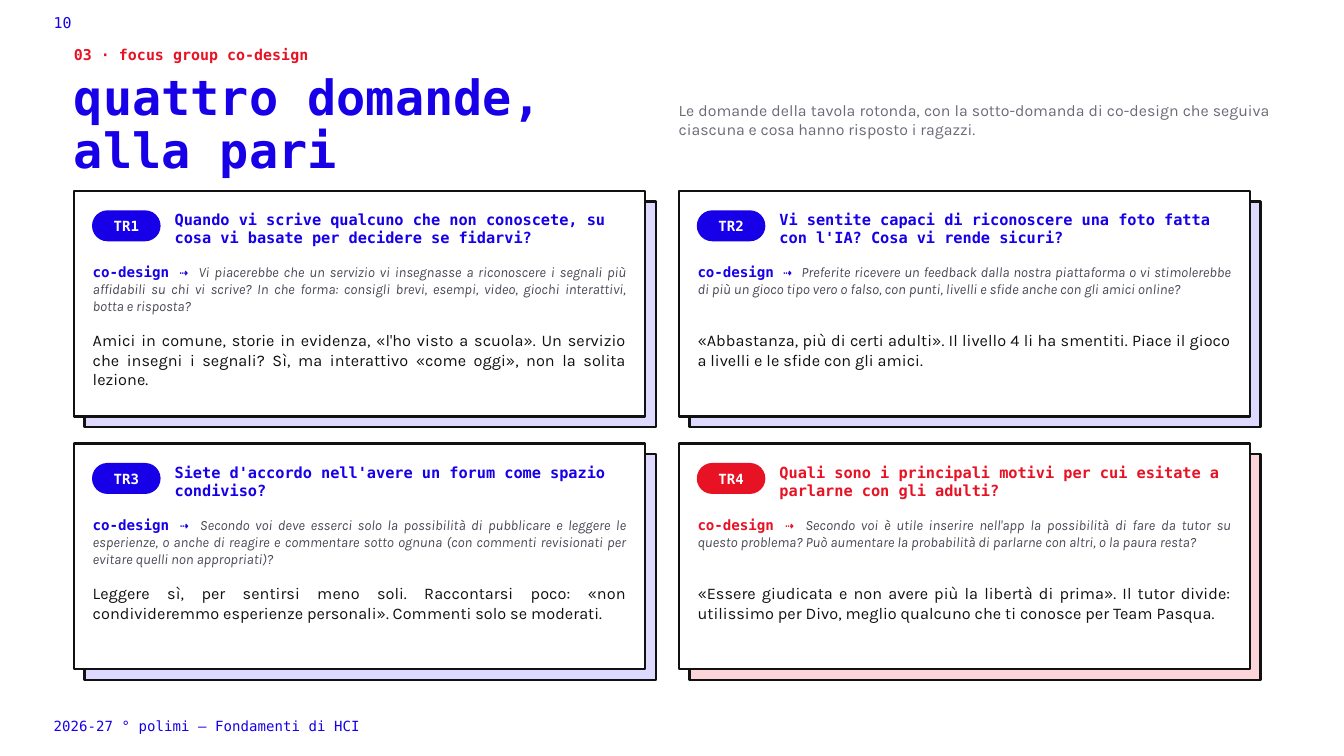
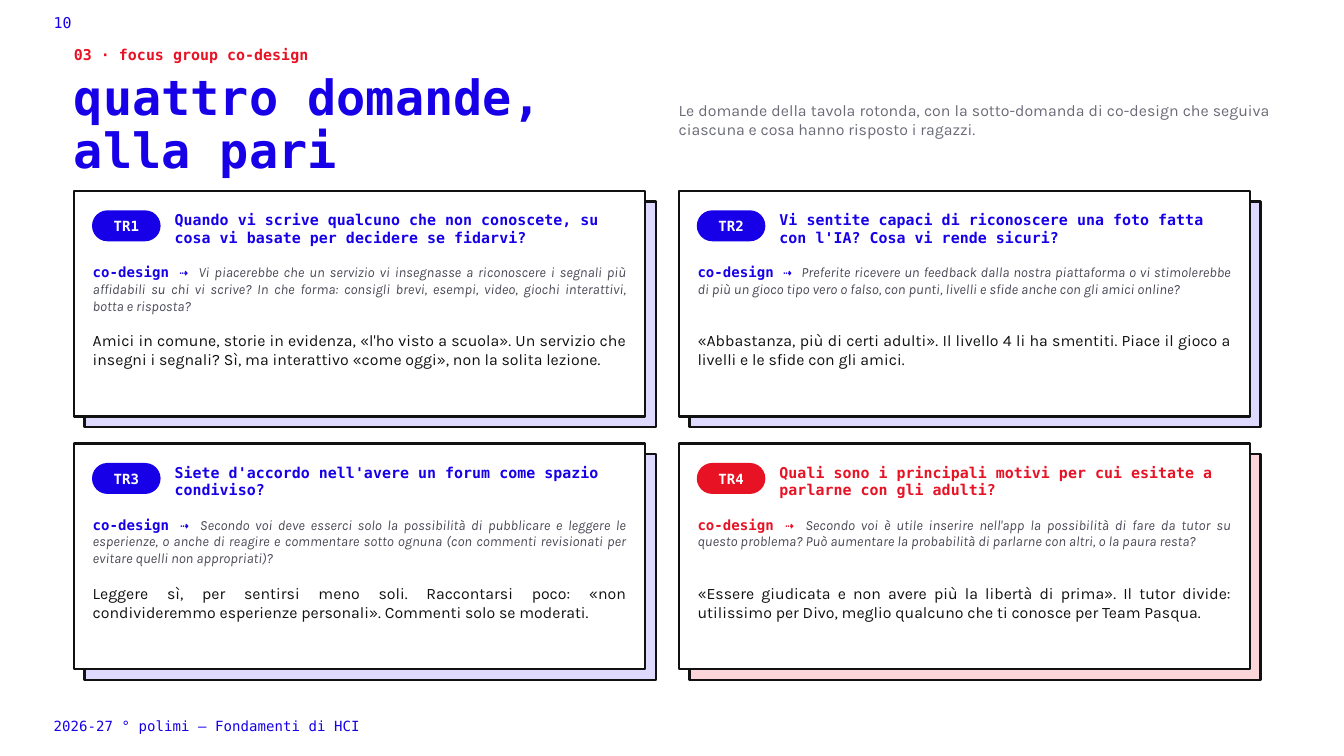
Before and after one commit to Ing-chan/progettoHCI, a slide deck: slide 10 of Consegna 26 ottobre/Refinement e focus.pptx. Drawn at 1344x756 pixels with LibreOffice and Linux fonts; fonts in the diff are those of the drawing. Boxes give left, top, right and bottom in pixels: in the first picture for what was removed or moved away, otherwise in the second. Text is boxed around its words. In the diff, an @@ line names an element or a change of style, - is before the commit and + after.

```diff
--- a/Consegna 26 ottobre/Refinement e focus.pptx
+++ b/Consegna 26 ottobre/Refinement e focus.pptx
@@ size 8.2 to 8 pt in 4 elements at (175, 213, 598, 246), (779, 213, 1203, 244), (175, 466, 598, 496), (779, 466, 1212, 498) @@
@@ size 7.6 to 7.5 pt in 4 elements at (93, 265, 626, 315), (698, 265, 1231, 298), (93, 518, 626, 567), (698, 518, 1230, 550) @@
@@ size 8.7 to 8.5 pt in 4 elements at (93, 335, 626, 369), (698, 334, 1231, 369), (93, 587, 626, 622), (698, 587, 1230, 622) @@
```
Also in this commit, not shown: 9 other slides changed, 1 other file.
